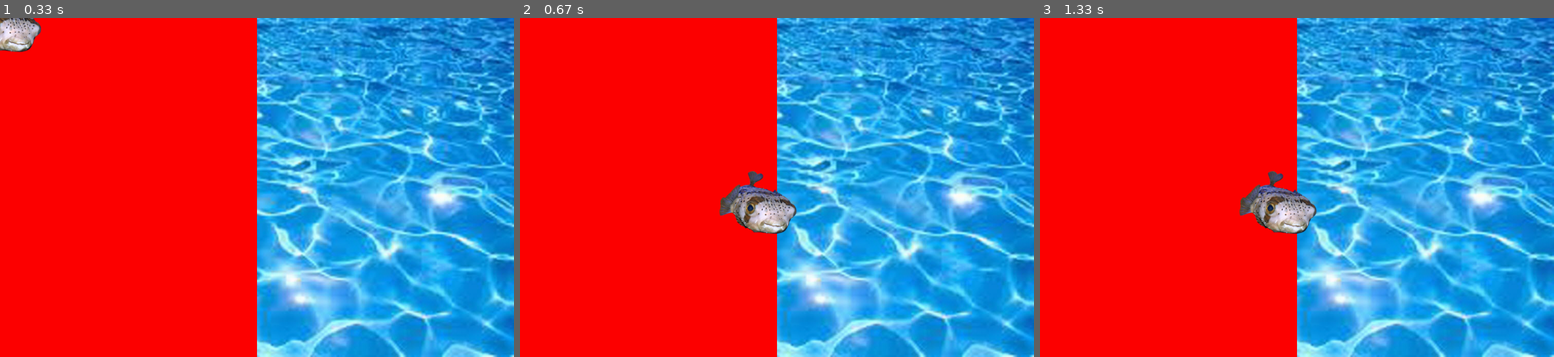
Above: before the commit, frames 1-3 (left to right).
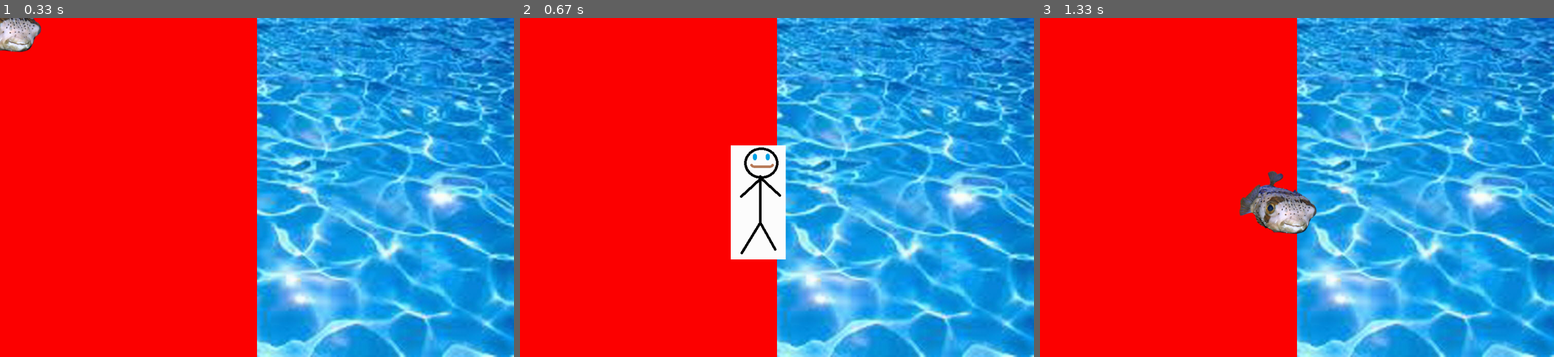
Above: after the commit, the same moments.

Repository: latuszek-piotr/gimnazjum-pygame
Game: pygame game, started from luk.py
Same seed, same stepped clock (60 frames per second), same inputs: the game is played once before the commit and once after it. The source is Python 2; it was converted automatically to run under Python 3.
Inputs (mouse positions are in pixels of both pictures, inside the frame that each line leads up to):
- Up to frame 1 (0.33 s): no input
- Up to frame 2 (0.67 s): hold L from 0.33 s (still down); move the mouse to (756, 201) at 0.37 s
- Up to frame 3 (1.33 s): release L at 0.8 s; tap F at 0.83 s

Frame 1 is identical in both runs. In frame 2, 3.8% of the frame differs, in the area x 38-54%, y 37-72%; in frame 3, nothing differs.

Commit message:
funkcja draw_figure() i przelaczanie obrazka

Diff:
--- a/luk.py
+++ b/luk.py
@@ -2,6 +2,22 @@
 import sys
 from pygame.locals import QUIT
 import time
+
+nazwa_pliku = 'grafika/fugu.png'
+
+def draw_figure(event, screen, x, y):
+    global nazwa_pliku
+    if event.type == pygame.KEYDOWN:
+        if event.key == pygame.K_f:
+            nazwa_pliku = 'grafika/fugu.png'
+
+        elif event.key == pygame.K_l:
+            nazwa_pliku = 'grafika/ludzik1.png'
+
+    grafika = pygame.image.load(nazwa_pliku).convert_alpha()
+    szerokosc = grafika.get_width()
+    wysokosc = grafika.get_height()
+    screen.blit(grafika, (x-szerokosc/2, y-wysokosc/2))
 
 # utworzenie okna
 window = pygame.display.set_mode((1000, 660))
@@ -29,7 +45,11 @@
             x, y = pygame.mouse.get_pos()
             screen.blit(grafika_wody, (0, 0))
             pygame.draw.rect(screen, red, (0,0,500,660))
-            screen.blit(grafika_ryby, (x-szerokosc_ryby/2, y-wysokosc_ryby/2))
+            #screen.blit(grafika_ryby, (x-szerokosc_ryby/2, y-wysokosc_ryby/2))
+            draw_figure(event, screen, x, y)
+
+
+
             pygame.display.flip()
             if x < 500 :
                 sound.play()
@@ -38,14 +58,12 @@
                 pygame.display.flip()
 
 
+
+
 blue = (0,0,255)
 red = (255,0,0)
-nazwa_pliku = 'grafika/fugu.png'
-grafika_ryby = pygame.image.load(nazwa_pliku).convert_alpha()
-szerokosc_ryby = grafika_ryby.get_width()
-wysokosc_ryby = grafika_ryby.get_height()
-nazwa_pliku = 'grafika/woda.jpg'
-grafika_wody = pygame.image.load(nazwa_pliku)
+
+grafika_wody = pygame.image.load('grafika/woda.jpg')
 grafika_ogien = pygame.image.load('grafika/ogien.jpg')
 dz = open('dzwiek/jesterdie_03.wav')
 
Binary file changed: grafika/ludzik1.png
